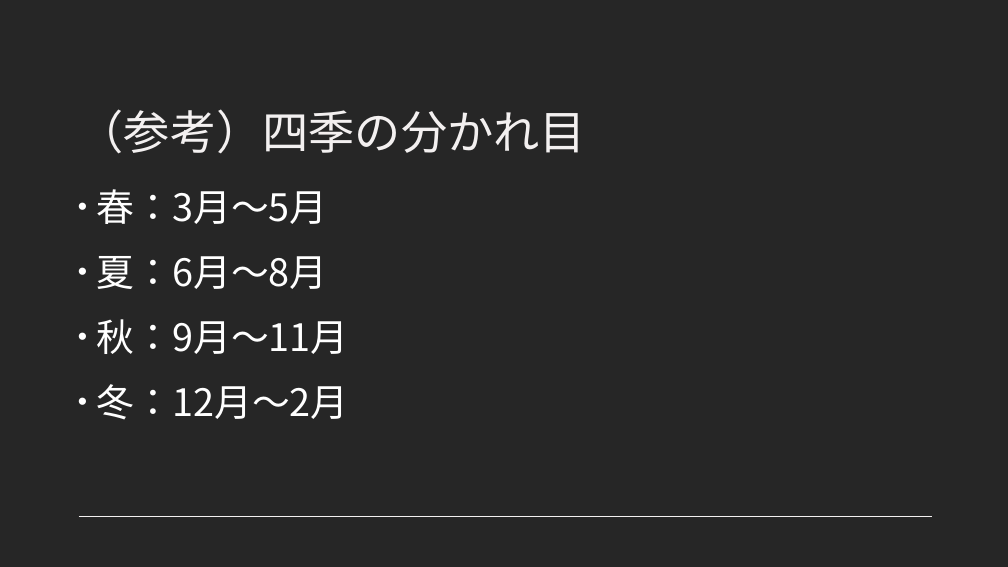
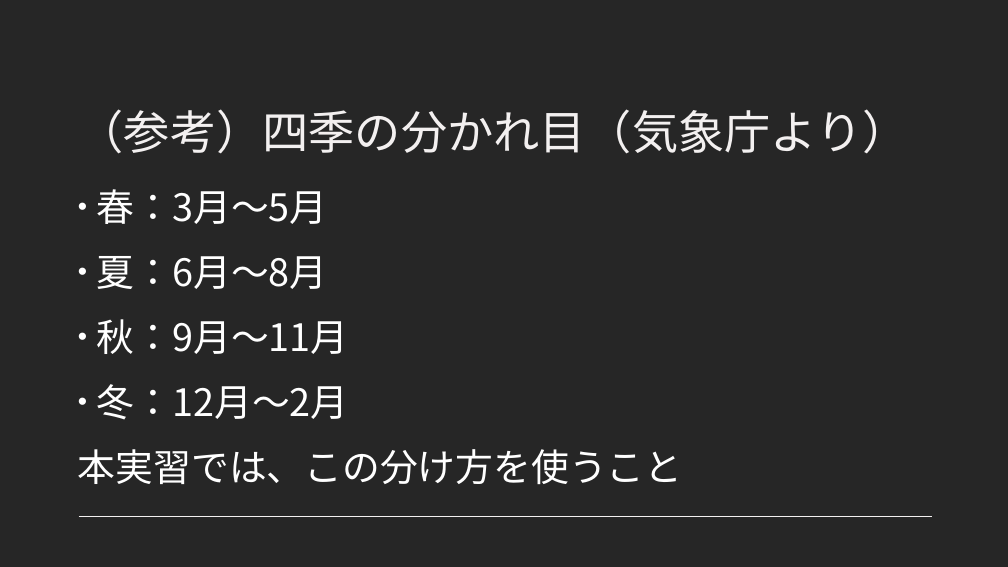
Before and after one commit to nemiko007/EduPractice, a slide deck: slide 9 of EduPractice.pptx. Drawn at 1008x567 pixels with LibreOffice and Linux fonts; fonts in the diff are those of the drawing. Boxes give left, top, right and bottom in pixels: in the first picture for what was removed or moved away, otherwise in the second. Text is boxed around its words. In the diff, an @@ line names an element or a change of style, - is before the commit and + after.

```diff
--- a/EduPractice.pptx
+++ b/EduPractice.pptx
@@ title at (78,109,909,154): text changed @@
-（参考）四季の分かれ目
+（参考）四季の分かれ目（気象庁より）
@@ text at (78,449,683,484): paragraph added @@
+本実習では、この分け方を使うこと
```
Also in this commit, not shown: 1 other slide changed, 2 other files.
